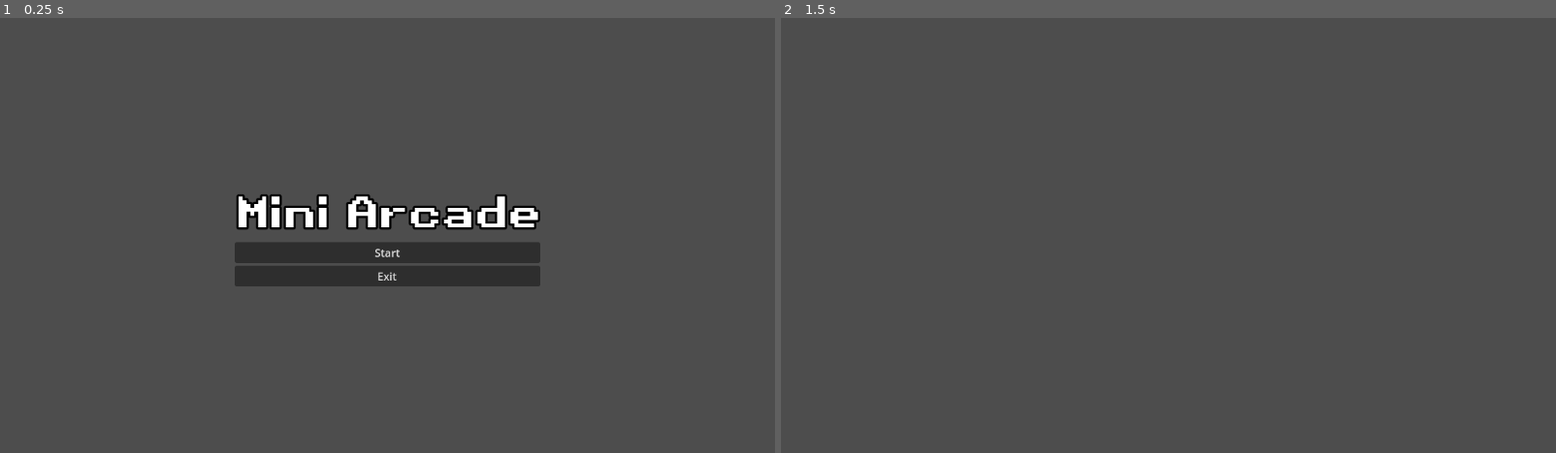
Above: before the commit, frames 1-2 (left to right).
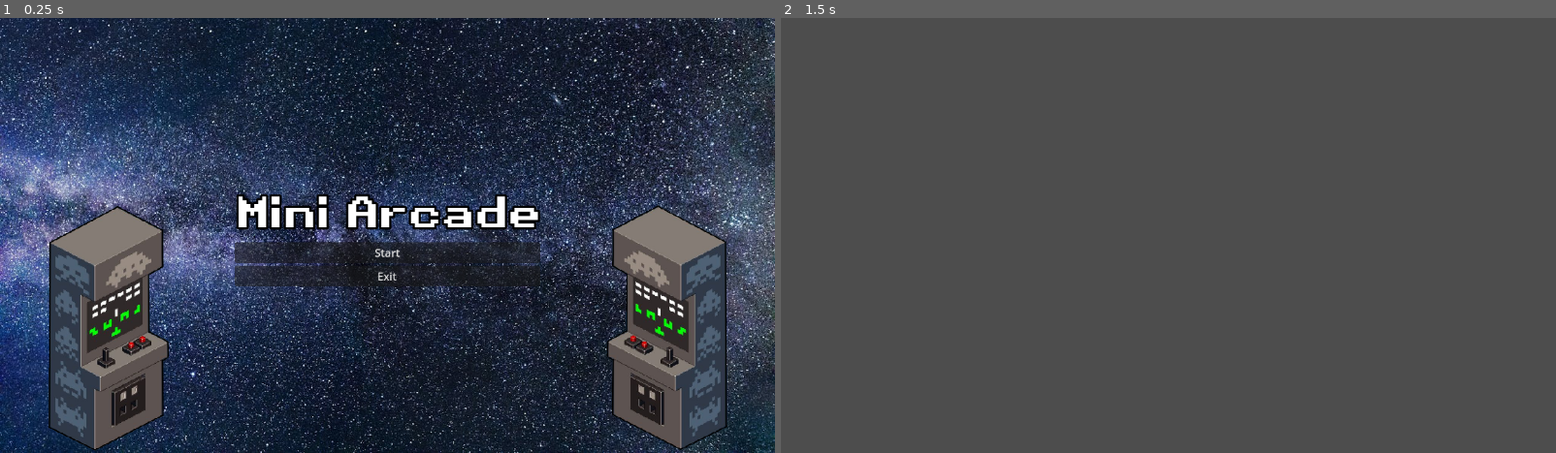
Above: after the commit, the same moments.

Repository: Lottodo/MiniArcade
Game: Godot game, scene res://scenes/main_menu/main_menu.tscn
The game is run twice, just before and just after one commit, with the same random seed, the same clock (stepped at 60 frames per second) and the same inputs.
Inputs:
- Up to frame 1 (0.25 s): no input
- Up to frame 2 (1.5 s): click "Start" at 0.5 s; tap Enter (ui_accept) at 1.25 s; hold D (move_right) from 1.28 s (still down)

The runs differ from the first frame. In frame 1, 87% of the frame differs, in the area x 0-100%, y 0-100%; in frame 2, nothing differs.

Commit message:
Modificar Minijuego Kirby
Se añadió la escena del minijuego de kirby, más sus respectivos sprites a los AnimatedCharacterBody2D y una pequeña animación para la alerta.

Se añadieron señales genericas para los demás minijuegos

Diff:
--- /dev/null
+++ b/scenes/kirb_minigame/kirby_player/kirby_player.gd
@@ -0,0 +1,13 @@
+extends CharacterBody2D
+
+@onready var animated_sprite2D = $AnimatedSprite2D
+
+enum PLAYER_STATES {IDLE, ATTACK, DEFEAT}
+var current_state : PLAYER_STATES = PLAYER_STATES.IDLE
+var got_hit : bool = false
+
+func _ready():
+	pass
+
+func _process(delta):
+	pass
--- /dev/null
+++ b/scenes/kirb_minigame/kirby_player/kirby_player.tscn
@@ -0,0 +1,47 @@
+[gd_scene load_steps=7 format=3 uid="uid://dpud5lkvmotrr"]
+
+[ext_resource type="Script" path="res://scenes/kirb_minigame/kirby_player/kirby_player.gd" id="1_nqrju"]
+[ext_resource type="Texture2D" uid="uid://by7xbwvxpt57w" path="res://assets/Kirb_Minigame/sprites/Kirb_Idle.png" id="1_rx4tq"]
+[ext_resource type="Texture2D" uid="uid://d2f1pasw70euf" path="res://assets/Kirb_Minigame/sprites/Kirb_Attack.png" id="2_0rj2y"]
+[ext_resource type="Texture2D" uid="uid://8p7g3af1koda" path="res://assets/Kirb_Minigame/sprites/Kirb_Fail.png" id="3_6akqs"]
+
+[sub_resource type="SpriteFrames" id="SpriteFrames_4w8qa"]
+animations = [{
+"frames": [{
+"duration": 1.0,
+"texture": ExtResource("2_0rj2y")
+}],
+"loop": true,
+"name": &"Attack",
+"speed": 5.0
+}, {
+"frames": [{
+"duration": 1.0,
+"texture": ExtResource("3_6akqs")
+}],
+"loop": true,
+"name": &"Defeat",
+"speed": 5.0
+}, {
+"frames": [{
+"duration": 1.0,
+"texture": ExtResource("1_rx4tq")
+}],
+"loop": true,
+"name": &"Idle",
+"speed": 5.0
+}]
+
+[sub_resource type="CircleShape2D" id="CircleShape2D_n3h2j"]
+radius = 17.0294
+
+[node name="KirbyPlayer" type="CharacterBody2D"]
+script = ExtResource("1_nqrju")
+
+[node name="AnimatedSprite2D" type="AnimatedSprite2D" parent="."]
+sprite_frames = SubResource("SpriteFrames_4w8qa")
+animation = &"Idle"
+autoplay = "Idle"
+
+[node name="CollisionShape2D" type="CollisionShape2D" parent="."]
+shape = SubResource("CircleShape2D_n3h2j")
--- /dev/null
+++ b/scenes/kirb_minigame/samurai_minigame/kirb_minigame.gd
@@ -0,0 +1,6 @@
+extends Node2D
+
+@onready var kirby_player = $KirbyPlayer
+@onready var waddle_enemy = $WaddleEnemy
+@onready var attention_animation = $AttentionAnimation
+@onready var audio_player = $AudioStreamPlayer
--- /dev/null
+++ b/scenes/kirb_minigame/samurai_minigame/kirb_minigame.tscn
@@ -0,0 +1,81 @@
+[gd_scene load_steps=8 format=3 uid="uid://b2skuaea7m0k"]
+
+[ext_resource type="Texture2D" uid="uid://d0c3yeou7d6lb" path="res://assets/Kirb_Minigame/sprites/background.png" id="1_fbrff"]
+[ext_resource type="PackedScene" uid="uid://dpud5lkvmotrr" path="res://scenes/kirb_minigame/kirby_player/kirby_player.tscn" id="2_gip8j"]
+[ext_resource type="Texture2D" uid="uid://boc26sd71oewa" path="res://assets/Kirb_Minigame/sprites/Attention_Sprite.png" id="2_w4bqh"]
+[ext_resource type="PackedScene" uid="uid://cwfq625ghp2d8" path="res://scenes/kirb_minigame/waddle_enemy/waddle_enemy.tscn" id="3_40jkk"]
+
+[sub_resource type="Animation" id="Animation_w53w2"]
+resource_name = "attention_icon"
+
+[sub_resource type="Animation" id="Animation_vs6a6"]
+resource_name = "attention"
+length = 0.5
+step = 0.025
+tracks/0/type = "value"
+tracks/0/imported = false
+tracks/0/enabled = true
+tracks/0/path = NodePath("AttentionICon:visible")
+tracks/0/interp = 1
+tracks/0/loop_wrap = true
+tracks/0/keys = {
+"times": PackedFloat32Array(0, 0.2, 0.4),
+"transitions": PackedFloat32Array(1, 1, 1),
+"update": 1,
+"values": [false, true, false]
+}
+tracks/1/type = "value"
+tracks/1/imported = false
+tracks/1/enabled = true
+tracks/1/path = NodePath("AttentionICon:position")
+tracks/1/interp = 1
+tracks/1/loop_wrap = true
+tracks/1/keys = {
+"times": PackedFloat32Array(0.2, 0.225, 0.25, 0.275, 0.3, 0.325, 0.35),
+"transitions": PackedFloat32Array(1, 1, 1, 1, 1, 1, 1),
+"update": 0,
+"values": [Vector2(102, -60), Vector2(106, -62), Vector2(102, -60), Vector2(97, -62), Vector2(102, -60), Vector2(106, -62), Vector2(102, -60)]
+}
+
+[sub_resource type="AnimationLibrary" id="AnimationLibrary_cph01"]
+_data = {
+"attention": SubResource("Animation_vs6a6"),
+"attention_icon": SubResource("Animation_w53w2")
+}
+
+[node name="KirbMinigame" type="Node2D"]
+
+[node name="BackGround" type="TextureRect" parent="."]
+anchors_preset = 2
+anchor_top = 1.0
+anchor_bottom = 1.0
+offset_top = -222.0
+offset_right = 256.0
+grow_vertical = 0
+texture = ExtResource("1_fbrff")
+
+[node name="AttentionICon" type="TextureRect" parent="."]
+visible = false
+offset_left = 102.0
+offset_top = -60.0
+offset_right = 150.0
+offset_bottom = -8.0
+texture = ExtResource("2_w4bqh")
+
+[node name="KirbyPlayer" parent="." instance=ExtResource("2_gip8j")]
+position = Vector2(60, -78)
+
+[node name="WaddleEnemy" parent="." instance=ExtResource("3_40jkk")]
+position = Vector2(185, -77)
+
+[node name="Camera2D" type="Camera2D" parent="."]
+zoom = Vector2(4.5, 4.5)
+limit_left = 0
+limit_bottom = 0
+
+[node name="AnimationPlayer" type="AnimationPlayer" parent="."]
+libraries = {
+"": SubResource("AnimationLibrary_cph01")
+}
+
+[node name="AudioStreamPlayer" type="AudioStreamPlayer" parent="."]
--- /dev/null
+++ b/scenes/kirb_minigame/waddle_enemy/waddle_enemy.tscn
@@ -0,0 +1,45 @@
+[gd_scene load_steps=6 format=3 uid="uid://cwfq625ghp2d8"]
+
+[ext_resource type="Texture2D" uid="uid://chnhkqe7ayei7" path="res://assets/Kirb_Minigame/sprites/Waddle_Idle.png" id="1_dr7q2"]
+[ext_resource type="Texture2D" uid="uid://dxfx2jlbief4y" path="res://assets/Kirb_Minigame/sprites/Waddle_Attack.png" id="1_eaaqj"]
+[ext_resource type="Texture2D" uid="uid://dj33goh6jo726" path="res://assets/Kirb_Minigame/sprites/Waddle_Fail.png" id="2_ep4n0"]
+
+[sub_resource type="SpriteFrames" id="SpriteFrames_s2je8"]
+animations = [{
+"frames": [{
+"duration": 1.0,
+"texture": ExtResource("1_eaaqj")
+}],
+"loop": true,
+"name": &"Attack",
+"speed": 5.0
+}, {
+"frames": [{
+"duration": 1.0,
+"texture": ExtResource("2_ep4n0")
+}],
+"loop": true,
+"name": &"Defeat",
+"speed": 5.0
+}, {
+"frames": [{
+"duration": 1.0,
+"texture": ExtResource("1_dr7q2")
+}],
+"loop": true,
+"name": &"Idle",
+"speed": 5.0
+}]
+
+[sub_resource type="CircleShape2D" id="CircleShape2D_jgm02"]
+radius = 17.2627
+
+[node name="WaddleEnemy" type="CharacterBody2D"]
+
+[node name="AnimatedSprite2D" type="AnimatedSprite2D" parent="."]
+sprite_frames = SubResource("SpriteFrames_s2je8")
+animation = &"Defeat"
+autoplay = "Idle"
+
+[node name="CollisionShape2D" type="CollisionShape2D" parent="."]
+shape = SubResource("CircleShape2D_jgm02")
--- a/scenes/main_menu/main_menu.tscn
+++ b/scenes/main_menu/main_menu.tscn
@@ -1,7 +1,9 @@
-[gd_scene load_steps=3 format=3 uid="uid://bjxs7o0hc3taq"]
+[gd_scene load_steps=5 format=3 uid="uid://bjxs7o0hc3taq"]
 
 [ext_resource type="Script" path="res://scenes/main_menu/main_menu.gd" id="1_5rfbg"]
+[ext_resource type="Texture2D" uid="uid://bydqngutwhuod" path="res://assets/Main_Menu/images/main_menu_background.jpeg" id="1_xwnc3"]
 [ext_resource type="LabelSettings" uid="uid://bgqmxw6ko7un8" path="res://resources/fonts/RG_38_White.tres" id="2_k1bnx"]
+[ext_resource type="Texture2D" uid="uid://7i7odiqxyrrs" path="res://assets/Main_Menu/images/arcade_cabinet.png" id="4_hw0fh"]
 
 [node name="MainMenu" type="Control"]
 layout_mode = 3
@@ -16,6 +18,7 @@
 layout_mode = 0
 offset_right = 1152.0
 offset_bottom = 649.0
+texture = ExtResource("1_xwnc3")
 expand_mode = 1
 
 [node name="VBoxContainer" type="VBoxContainer" parent="."]
@@ -52,6 +55,7 @@
 offset_top = 271.0
 offset_right = 1152.0
 offset_bottom = 648.0
+texture = ExtResource("4_hw0fh")
 expand_mode = 4
 flip_h = true
 
@@ -61,6 +65,7 @@
 offset_top = 272.0
 offset_right = 313.0
 offset_bottom = 649.0
+texture = ExtResource("4_hw0fh")
 expand_mode = 4
 
 [node name="AudioStreamPlayer" type="AudioStreamPlayer" parent="."]
--- a/singletons/SignalManager.gd
+++ b/singletons/SignalManager.gd
@@ -1 +1,13 @@
 extends Node
+
+###############################################
+# 			Señales de uso generico           #
+###############################################
+signal on_update_lives(lives: int)
+signal on_score_update(score : int)
+
+###############################################
+# 		Señales exclusivas de minijuego 	  #
+###############################################
+signal on_kirby_hit()
+signal on_waddle_hit()
Not shown, changed: assets/Galaga_Minigame/Sprites/photo-output 2.png.import
Not shown, changed: assets/Galaga_Minigame/Sprites/photo-output.png.import
Not shown: 1 places in scenes/platformer_minigame/marioluigi_minigame/marioluigi_minigame.tscn that only renumber resources
